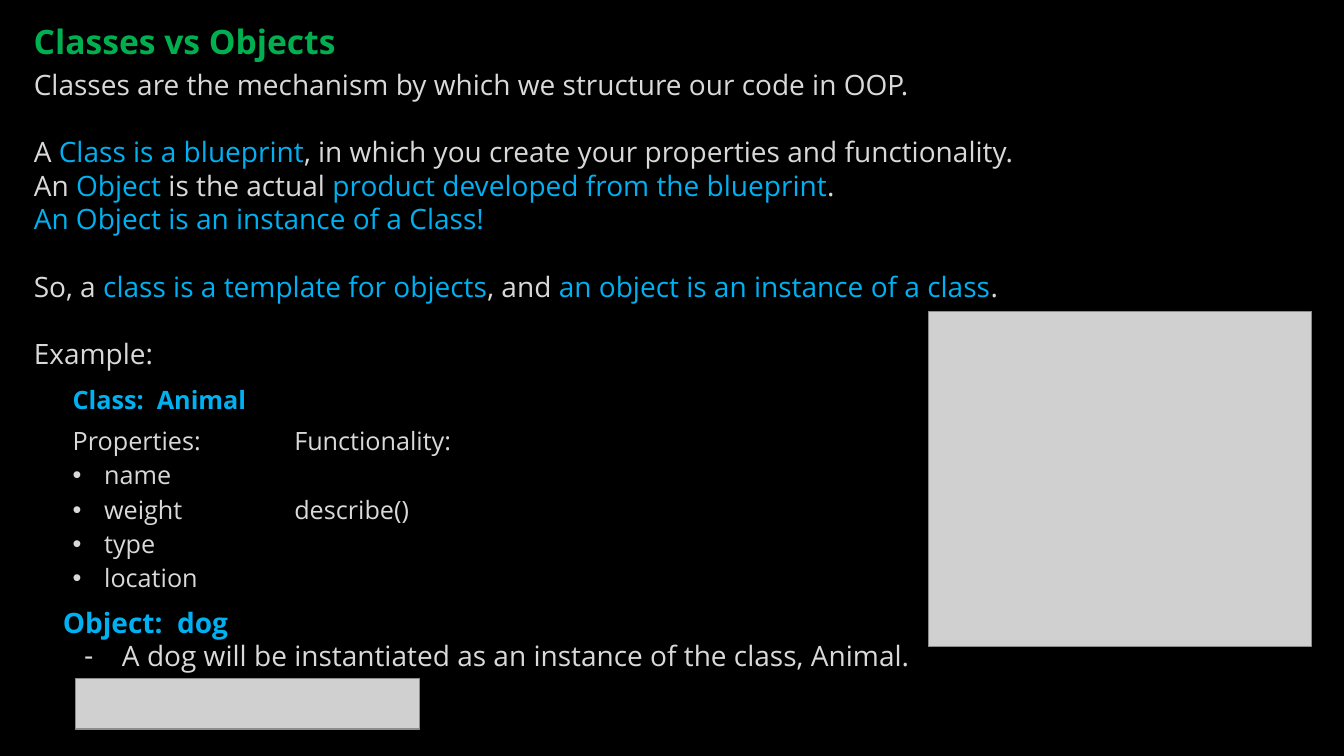
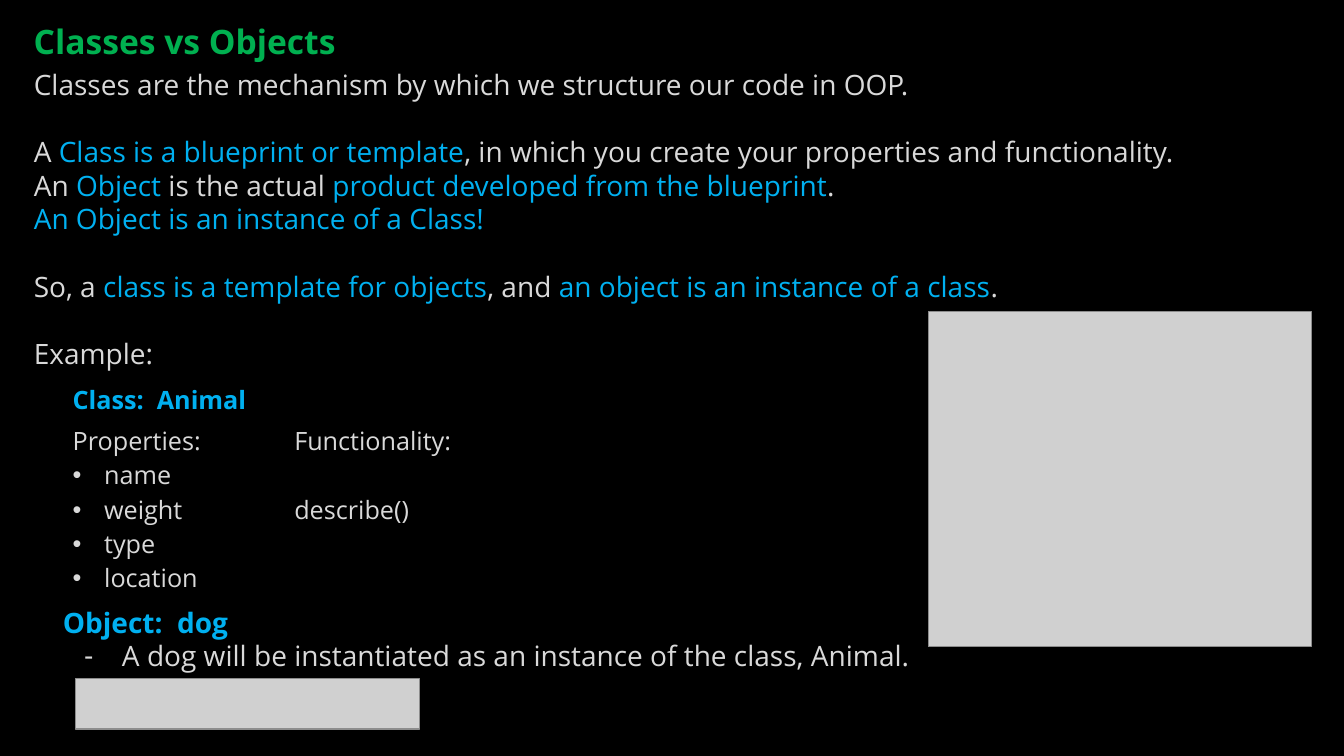
Before and after one commit to ckiefriter1/PT-BESD, a slide deck: slide 6 of Week4/BESD Week 4.pptx. Drawn at 1344x756 pixels with LibreOffice and Linux fonts; fonts in the diff are those of the drawing; grey boxes stand for pictures. Boxes give left, top, right and bottom in pixels: in the first picture for what was removed or moved away, otherwise in the second. Text is boxed around its words. In the diff, an @@ line names an element or a change of style, - is before the commit and + after.

Commit message:
end of class

```diff
--- a/Week4/BESD Week 4.pptx
+++ b/Week4/BESD Week 4.pptx
@@ text at (x1=34, y1=140, x2=1173, y2=169): text changed @@
-A Class is a blueprint, in which you create your properties and functionality.
+A Class is a blueprint or template, in which you create your properties and functionality.
```
Also in this commit, not shown: 1 other slide changed, 16 other files.
